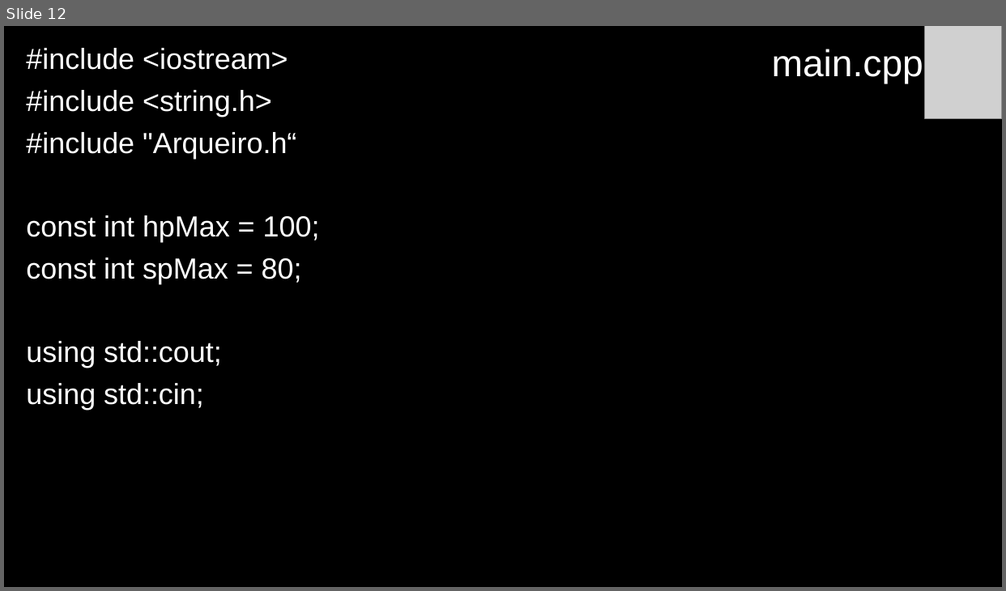
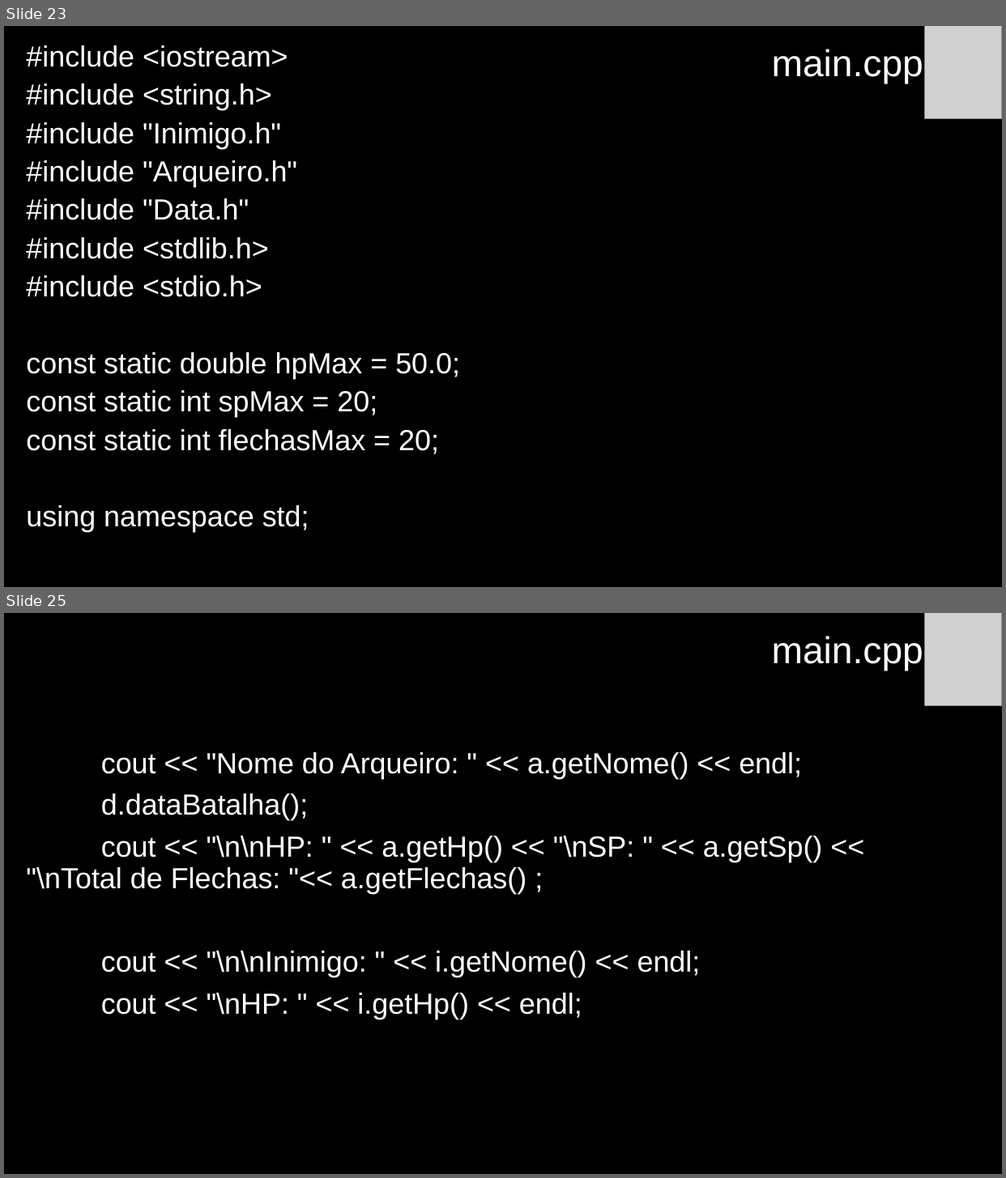
Before and after one commit to anaisabelamr/Arqueiro, a slide deck: Arqueiro/Arqueiro.pptx. Shown one above the other, each under a label of ours: slide 12 before the commit, slides 23 and 25 after it; the slides between them are not shown. The pictures are 1006x591 and 1006x1178 pixels, drawn with LibreOffice and Linux fonts; fonts in the diff are those of the drawing; grey boxes stand for pictures. Boxes give left, top, right and bottom in pixels: in the first picture for what was removed or moved away, otherwise in the second. Text is boxed around its words. In the diff, an @@ line names an element or a change of style, - is before the commit and + after.

Commit message:
Dever de casa realizado com sucesso. Classe Arqueiro criada, classe Data criada, classe Inimigo criada. UML e SLIDE atualizados.

```diff
--- a/Arqueiro/Arqueiro.pptx
+++ b/Arqueiro/Arqueiro.pptx
@@ slide 25 added at bbox=[4, 613, 1002, 1174], background #000000 @@
@@ title added at bbox=[772, 636, 923, 671], 36 pt, text #FFFFFF @@
+main.cpp
@@ picture added at bbox=[925, 613, 1002, 706] @@
@@ text added at bbox=[26, 752, 823, 1020], 28 pt, text #FFFFFF @@
+cout << "Nome do Arqueiro: " << a.getNome() << endl;
+d.dataBatalha();
+cout << "\n\nHP: " << a.getHp() << "\nSP: " << a.getSp() << "\nTotal de Flechas: "<< a.getFlechas() ;
+cout << "\n\nInimigo: " << i.getNome() << endl;
+cout << "\nHP: " << i.getHp() << endl;
@@ what was slide 12 is now slide 23 @@
@@ slide 23 changed as well @@
@@ text at bbox=[26, 45, 288, 110]: line spacing 0.9 to 0.8 @@
@@ text at bbox=[26, 122, 460, 532]: text changed @@
-#include "Arqueiro.h“
-const int hpMax = 100;
-const int spMax = 80;
-using std::cout;
-using std::cin;
+#include "Inimigo.h"
+#include "Arqueiro.h"
+#include "Data.h"
+#include <stdlib.h>
+#include <stdio.h>
+const static double hpMax = 50.0;
+const static int spMax = 20;
+const static int flechasMax = 20;
+using namespace std;
```
Also in this commit, not shown: 9 other slides changed, 17 other slides added, 18 other files.
